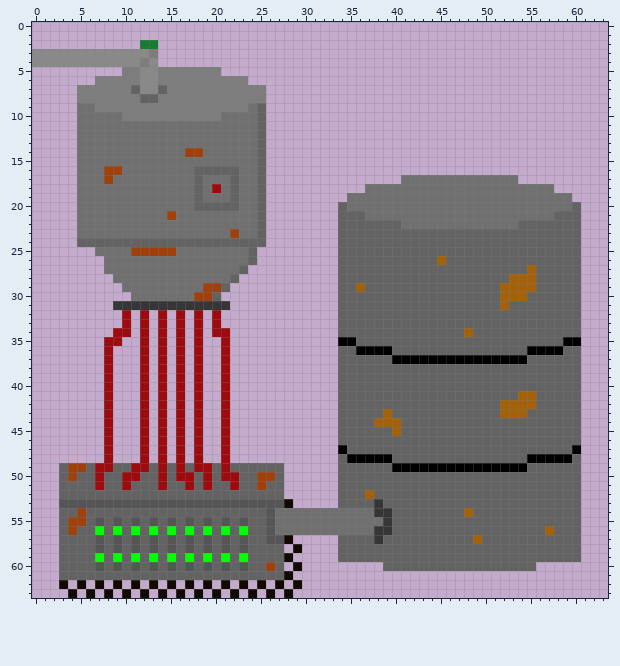
One commit to this pixel-art sprite: sprites/Spr_AlgaeProcessor/layers/85a0db84-29c7-48b7-b8b2-bb4ce79a39cb/398281d8-dd58-478c-8d54-1e4d6ad9c318.png. The first picture shows the starting point.
The file is 64x64 pixels.
And afterwards:
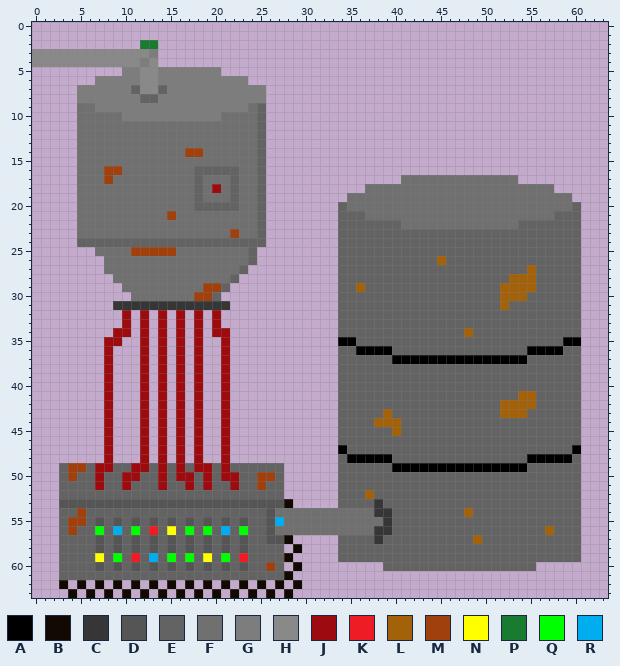
Palette (. is transparent): A #000000  B #120902  C #363636  D #555555  E #636363  F #707070  G #7d7d7d  H #898989  J #9e0b0f  K #ee1c24  L #a3620a  M #a0410d  N #ffff00  P #197b30  Q #00ff00  R #00aef0
Diff:
@@ x 5..29 @@
 54 MEEEEEEEEEEEEEEEEEEEEDFFF
-55 MEDEDEDEDEDEDEDEDEDEEDFFF
-56 EEQEQEQEQEQEQEQEQEQEEDFFF
+55 MEDEDEDEDEDEDEDEDEDEEDRFF
+56 EEQEREQEKENEQEQEREQEEDFFF
 57 EEDEDEDEDEDEDEDEDEDEEDDB.
 58 EEDEDEDEDEDEDEDEDEDEEEE.B
-59 EEQEQEQEQEQEQEQEQEQEEEEB.
+59 EENEQEKEREQEQENEQEKEEEEB.
 60 EEDEDEDEDEDEDEDEDEDEEME.B
Changed places in both pictures, as pixel boxes (x1, y1, x2, y2):
changed: (275, 517, 284, 526)
changed: (95, 526, 248, 562)
